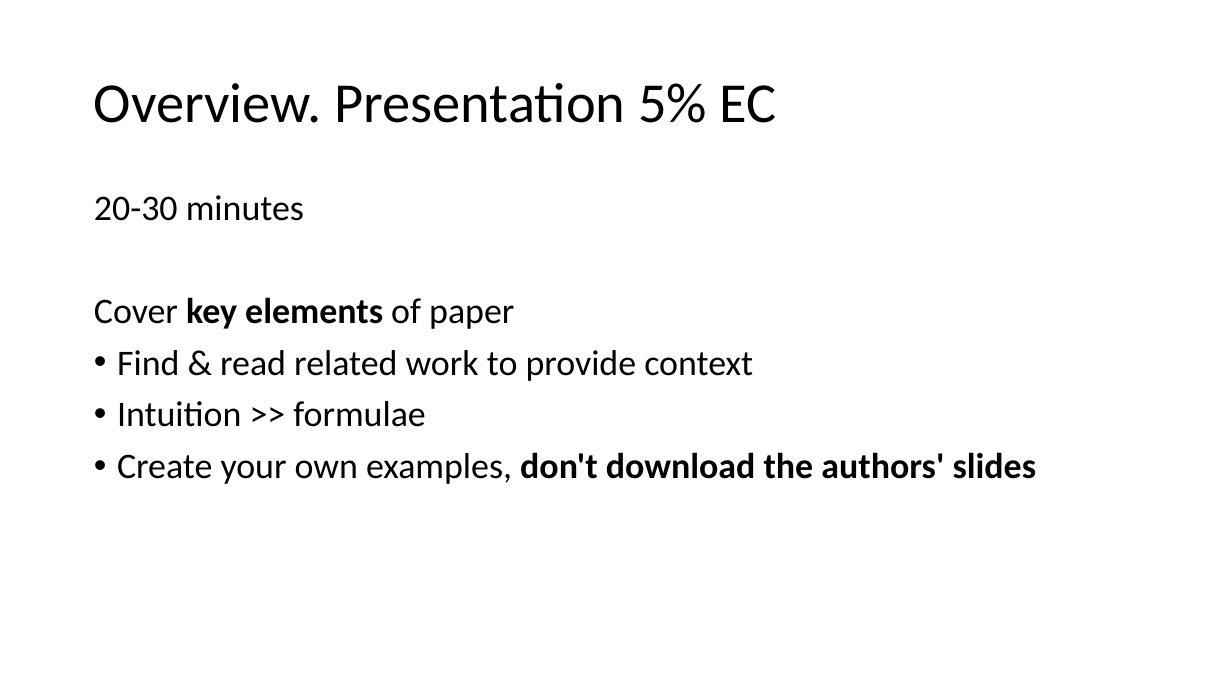
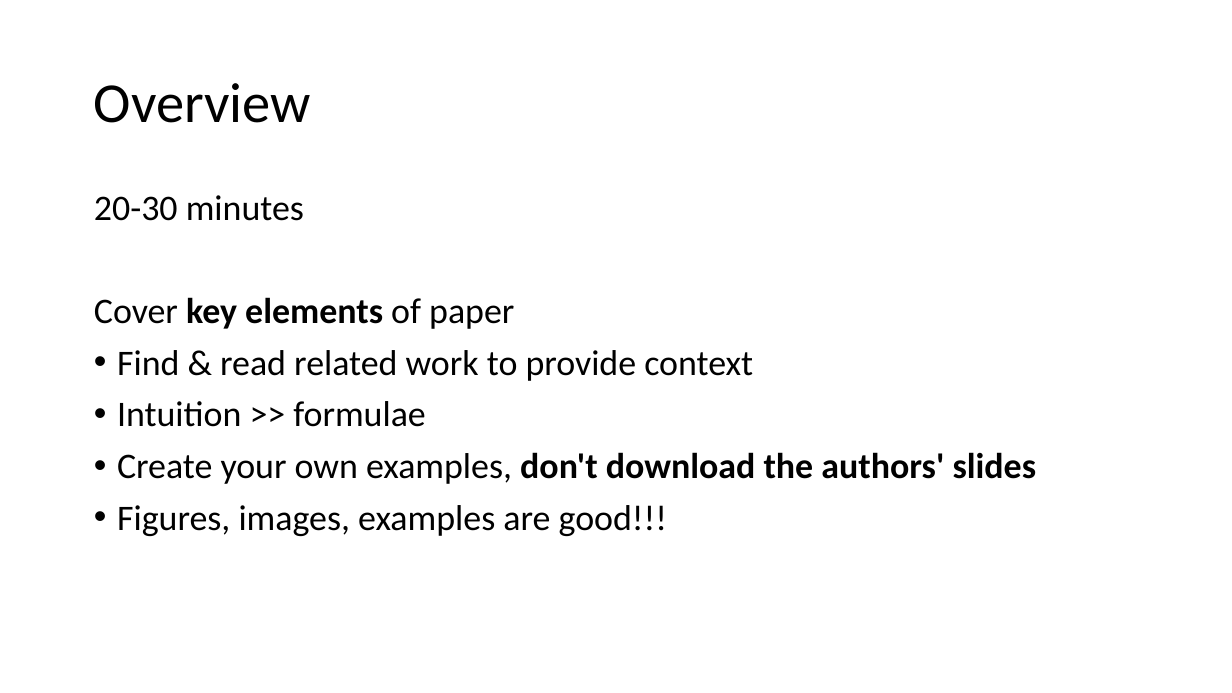
Before and after one commit to columbiaviz/columbiaviz.github.io, a slide deck: slide 1 of 2021f_w6998/sessions/presentation.pptx. Drawn at 1232x693 pixels with LibreOffice and Linux fonts; fonts in the diff are those of the drawing. Boxes give left, top, right and bottom in pixels: in the first picture for what was removed or moved away, otherwise in the second. Text is boxed around its words. In the diff, an @@ line names an element or a change of style, - is before the commit and + after.

Commit message:
lazy commit msg

```diff
--- a/2021f_w6998/sessions/presentation.pptx
+++ b/2021f_w6998/sessions/presentation.pptx
@@ title at box(94, 83, 311, 123): text changed @@
-Overview. Presentation 5% EC
+Overview
@@ text at box(117, 505, 667, 536): paragraph added @@
+• Figures, images, examples are good!!!
```
